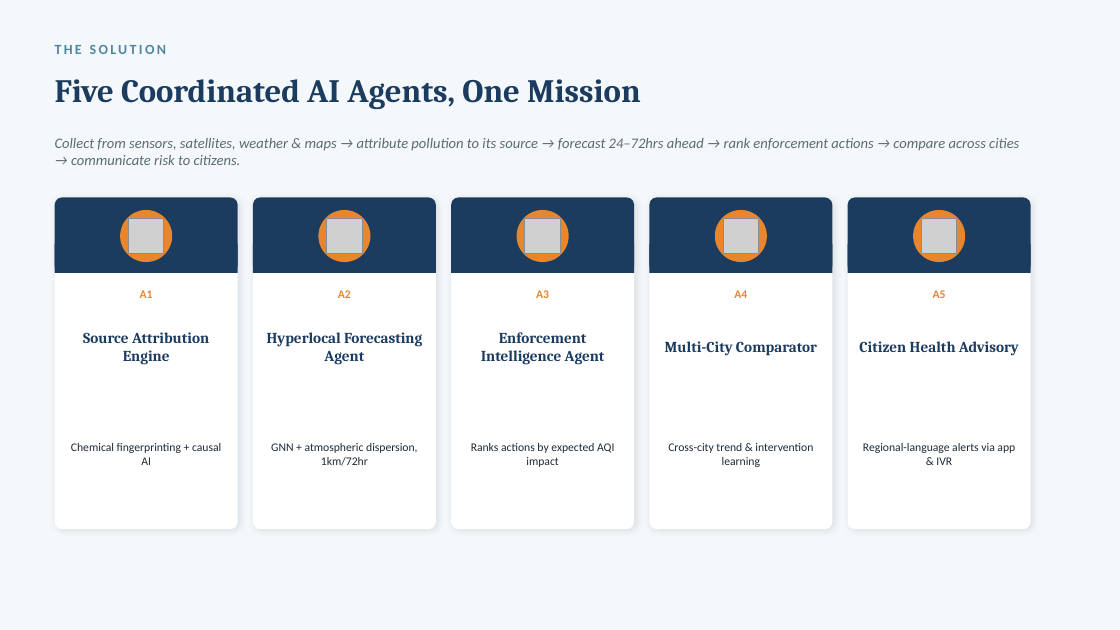
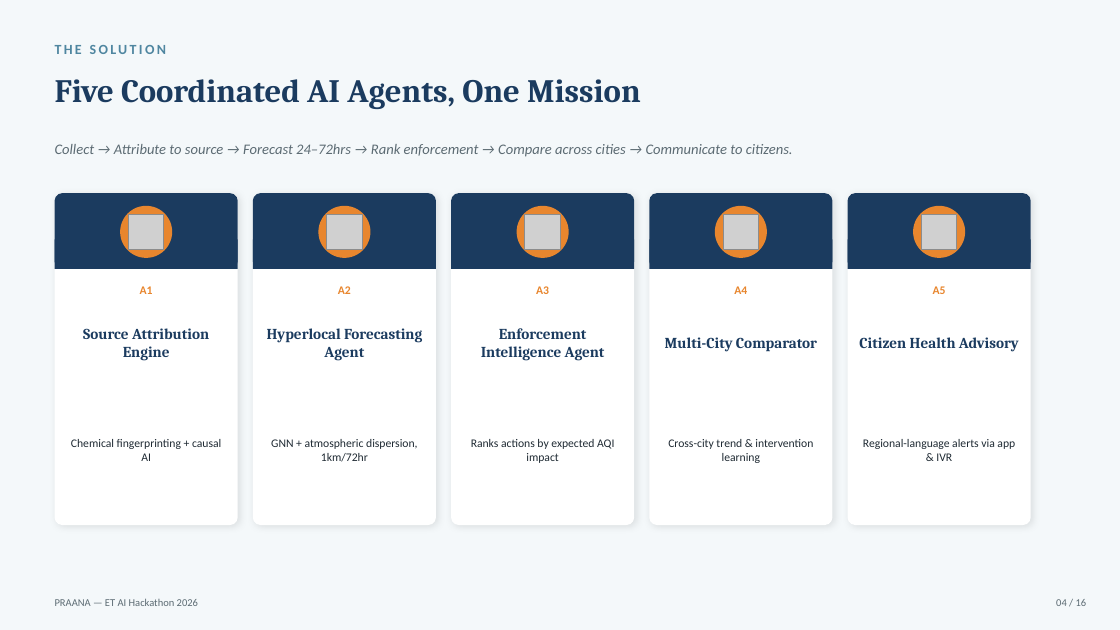
Before and after one commit to Aaditee13/praana-air-quality-intelligence, a slide deck: slide 4 of docs/PRAANA_Pitch_Deck.pptx. Drawn at 1120x630 pixels with LibreOffice and Linux fonts; fonts in the diff are those of the drawing; grey boxes stand for pictures. Boxes give left, top, right and bottom in pixels: in the first picture for what was removed or moved away, otherwise in the second. Text is boxed around its words. In the diff, an @@ line names an element or a change of style, - is before the commit and + after.

Commit message:
Fix attribute_sources_with_wind, update styling, OSM User-Agent fix

```diff
--- a/docs/PRAANA_Pitch_Deck.pptx
+++ b/docs/PRAANA_Pitch_Deck.pptx
@@ text at [55,144,793,157]: text changed @@
-Collect from sensors, satellites, weather & maps → attribute pollution to its source → forecast 24–72hrs ahead → rank enforcement actions → compare across cities → communicate risk to citizens.
+Collect → Attribute to source → Forecast 24–72hrs → Rank enforcement → Compare across cities → Communicate to citizens.
@@ 15 texts, 10 rounded rectangles, 5 pictures, 5 rectangles, 5 ellipses: place and size @@
-15 texts, 10 rounded rectangles, 5 pictures, 5 rectangles, 5 ellipses at [55,197,1031,529]
+15 texts, 10 rounded rectangles, 5 pictures, 5 rectangles, 5 ellipses at [55,193,1031,525]
@@ text added at [55,599,198,606], 9 pt, text #5C6B73 @@
+PRAANA — ET AI Hackathon 2026
@@ text added at [1056,599,1087,606], 9 pt, text #5C6B73 @@
+04 / 16
```
Also in this commit, not shown: 15 other slides changed, 5 other files.
